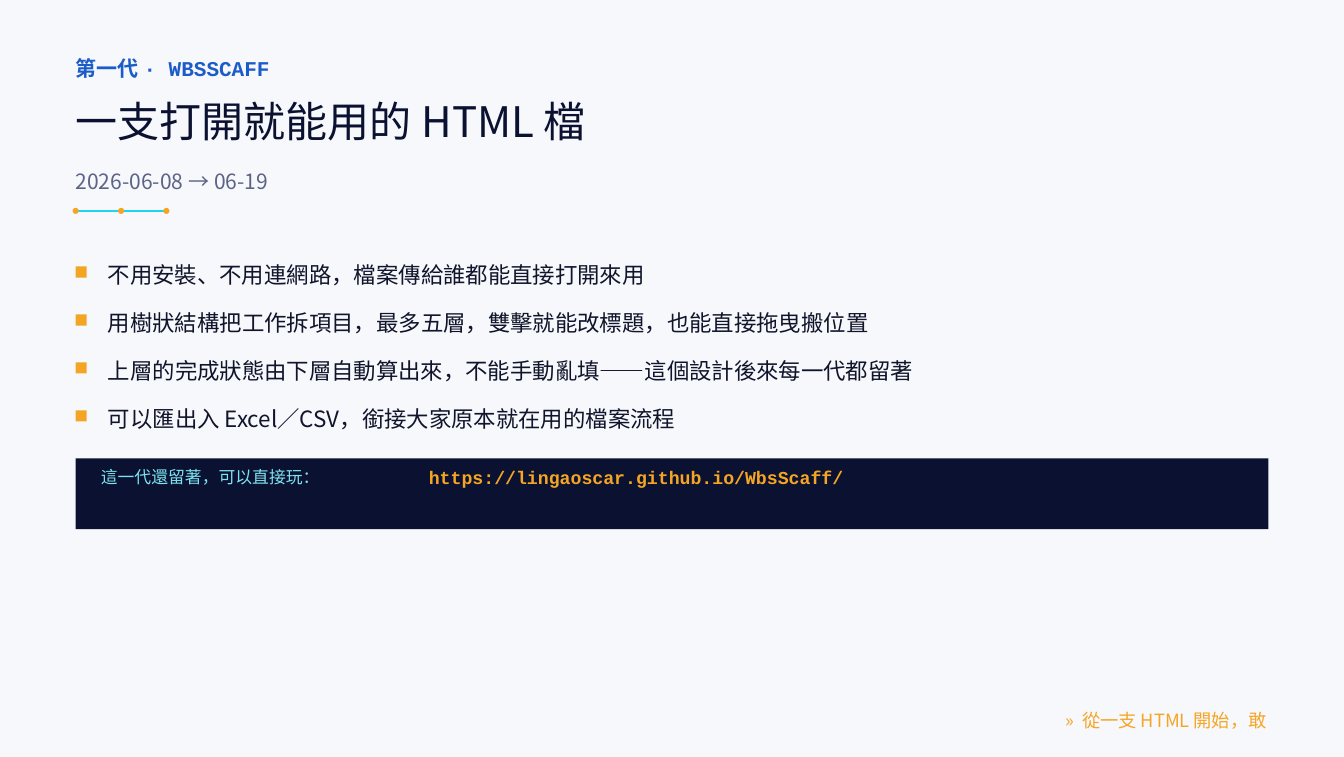
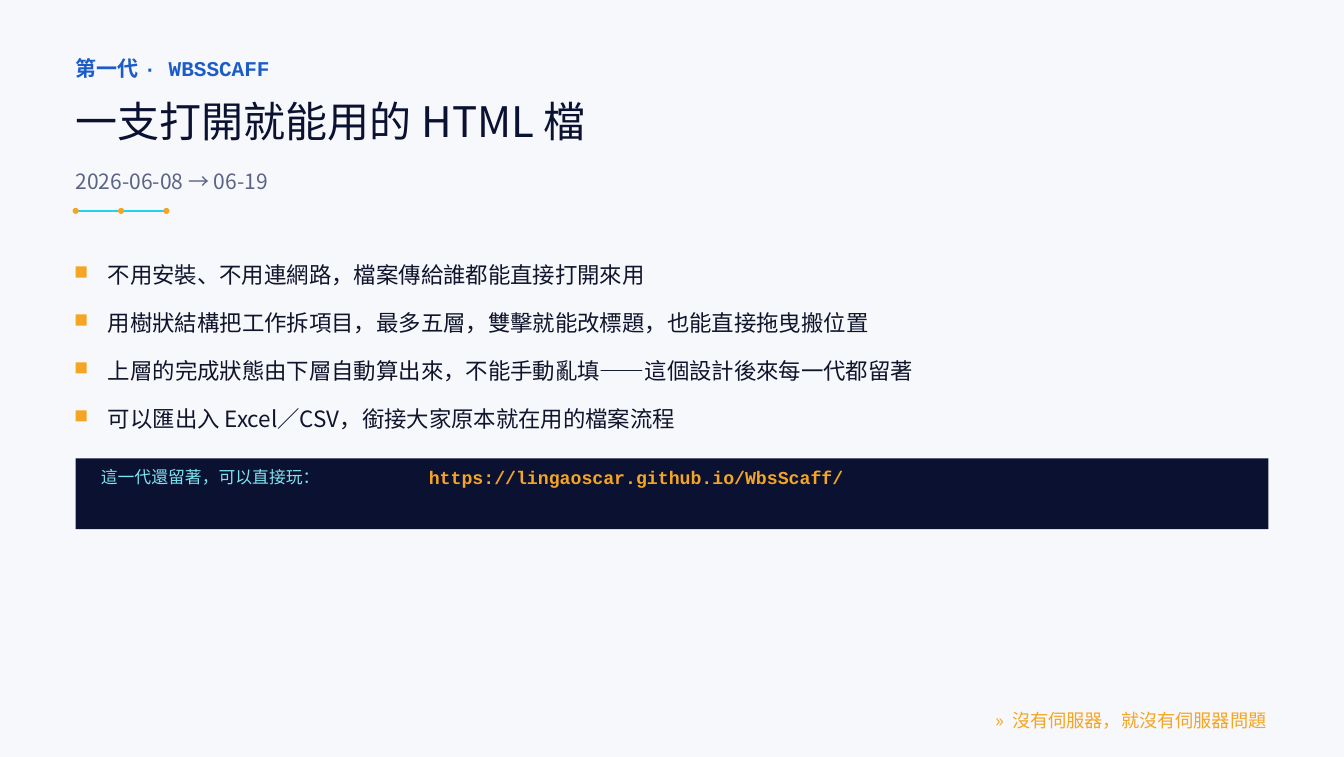
Before and after one commit to LinGaOscar/Spring-MissionBoard, a slide deck: slide 8 of docs/專案介紹.pptx. Drawn at 1344x757 pixels with LibreOffice and Linux fonts; fonts in the diff are those of the drawing. Boxes give left, top, right and bottom in pixels: in the first picture for what was removed or moved away, otherwise in the second. Text is boxed around its words. In the diff, an @@ line names an element or a change of style, - is before the commit and + after.

```diff
--- a/docs/專案介紹.pptx
+++ b/docs/專案介紹.pptx
@@ text at (1012,711,1266,729): text changed @@
-» 從一支 HTML 開始，敢
+» 沒有伺服器，就沒有伺服器問題
```
Also in this commit, not shown: 17 other slides changed, 3 slides added, 2 slides removed.
